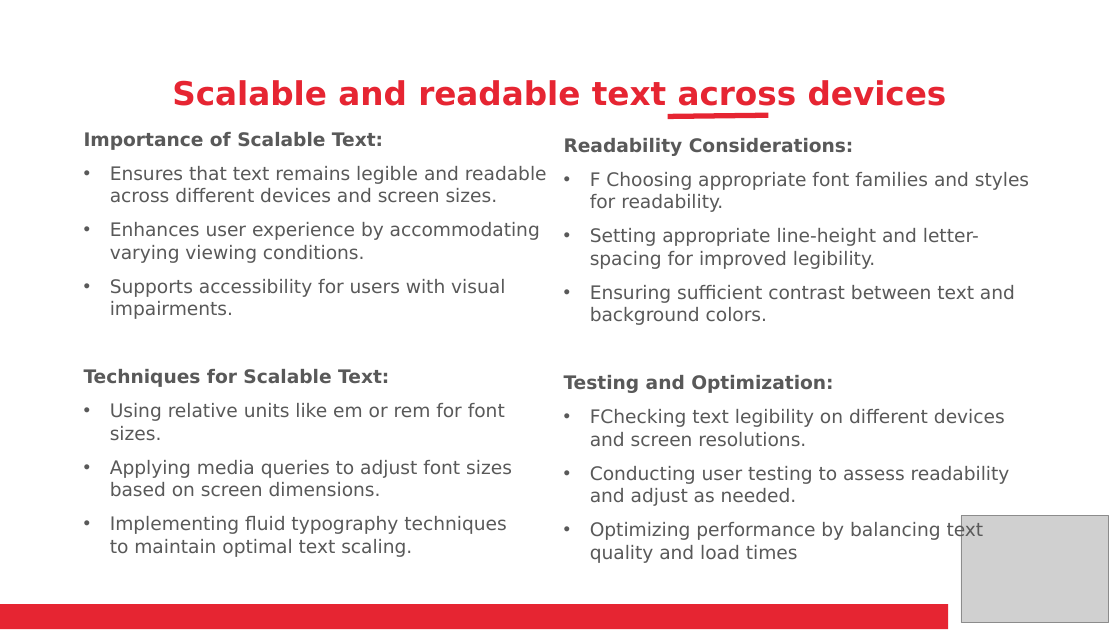
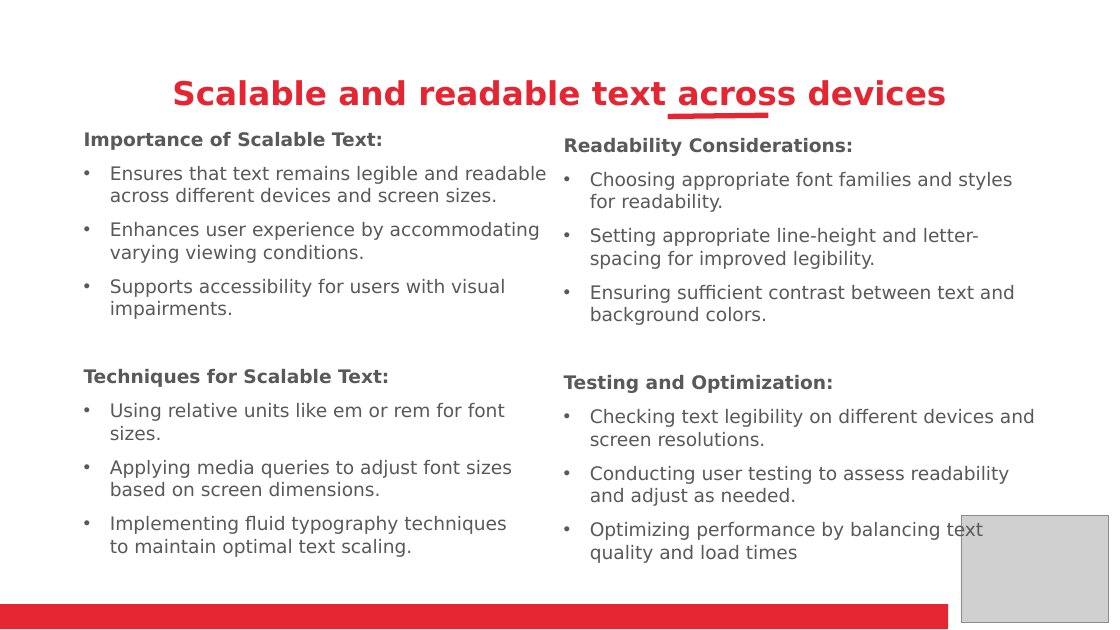
Before and after one commit to BrightBoost/rwd, a slide deck: slide 22 of Responsive Web Design.pptx (slide 20 before the commit). Drawn at 1120x630 pixels with LibreOffice and Linux fonts; fonts in the diff are those of the drawing; grey boxes stand for pictures. Boxes give left, top, right and bottom in pixels: in the first picture for what was removed or moved away, otherwise in the second. Text is boxed around its words. In the diff, an @@ line names an element or a change of style, - is before the commit and + after.

```diff
--- a/Responsive Web Design.pptx
+++ b/Responsive Web Design.pptx
@@ text at [590,172,1012,212]: text changed @@
-• F Choosing appropriate font families and styles for readability.
+• Choosing appropriate font families and styles for readability.
@@ text at [590,409,1035,447]: text changed @@
-• FChecking text legibility on different devices and screen resolutions.
+• Checking text legibility on different devices and screen resolutions.
```
Also in this commit, not shown: 1 other slide changed, 10 other files.
